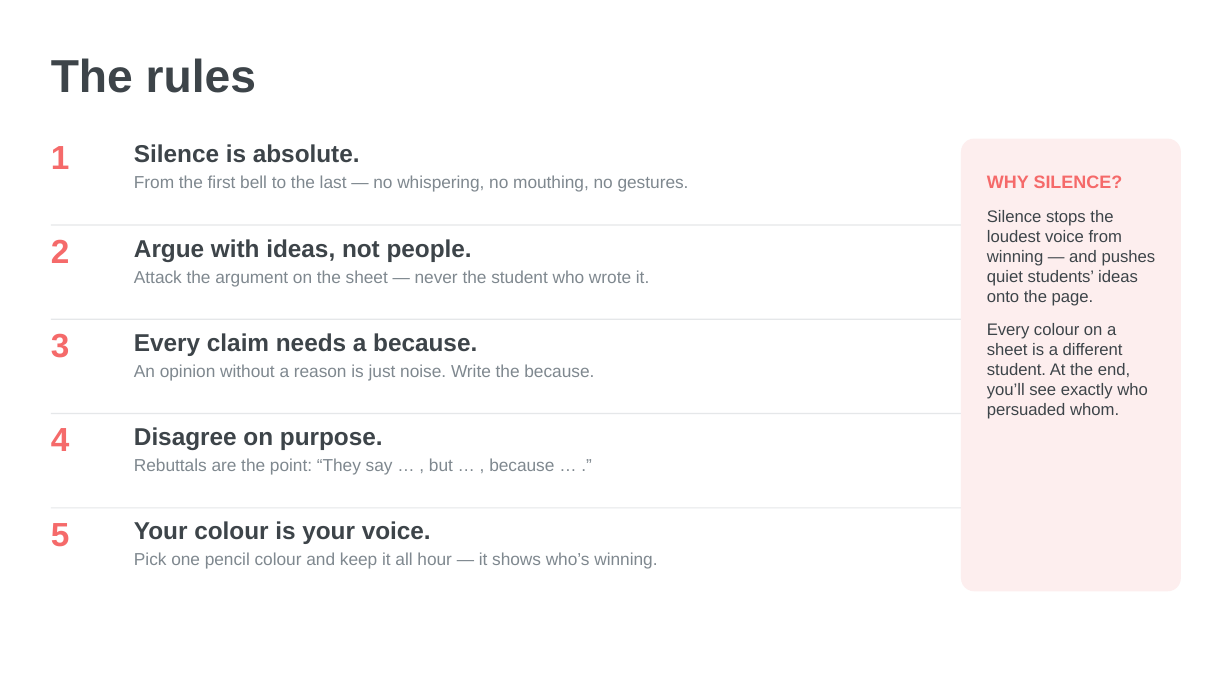
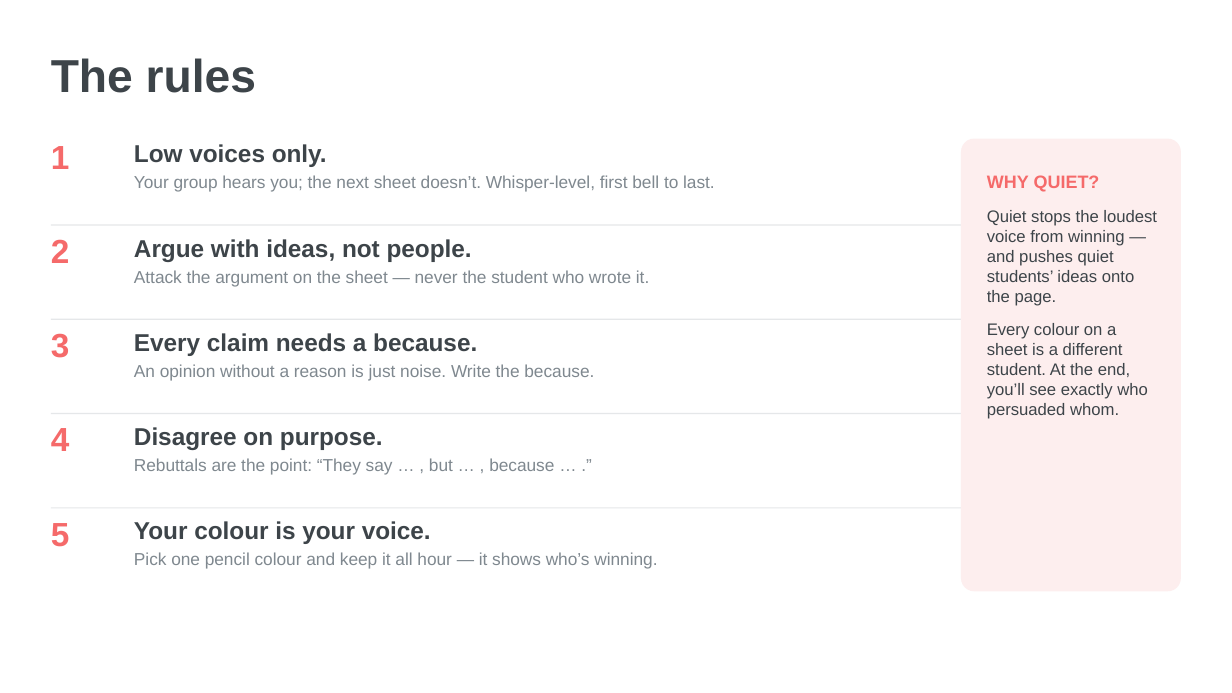
Before and after one commit to dwaugh-edsim/bihi2027, a slide deck: slide 3 of ILT/silent-debate-ilt.pptx. Drawn at 1232x693 pixels with LibreOffice and Linux fonts; fonts in the diff are those of the drawing. Boxes give left, top, right and bottom in pixels: in the first picture for what was removed or moved away, otherwise in the second. Text is boxed around its words. In the diff, an @@ line names an element or a change of style, - is before the commit and + after.

```diff
--- a/ILT/silent-debate-ilt.pptx
+++ b/ILT/silent-debate-ilt.pptx
@@ text at <box>134,144,715,192</box>: text changed @@
-Silence is absolute.
-From the first bell to the last — no whispering, no mouthing, no gestures.
+Low voices only.
+Your group hears you; the next sheet doesn’t. Whisper-level, first bell to last.
@@ text at <box>987,175,1157,306</box>: text changed @@
-WHY SILENCE?
-Silence stops the loudest voice from winning — and pushes quiet students’ ideas onto the page.
+WHY QUIET?
+Quiet stops the loudest voice from winning — and pushes quiet students’ ideas onto the page.
```
Also in this commit, not shown: 7 other slides changed, 2 other files.
